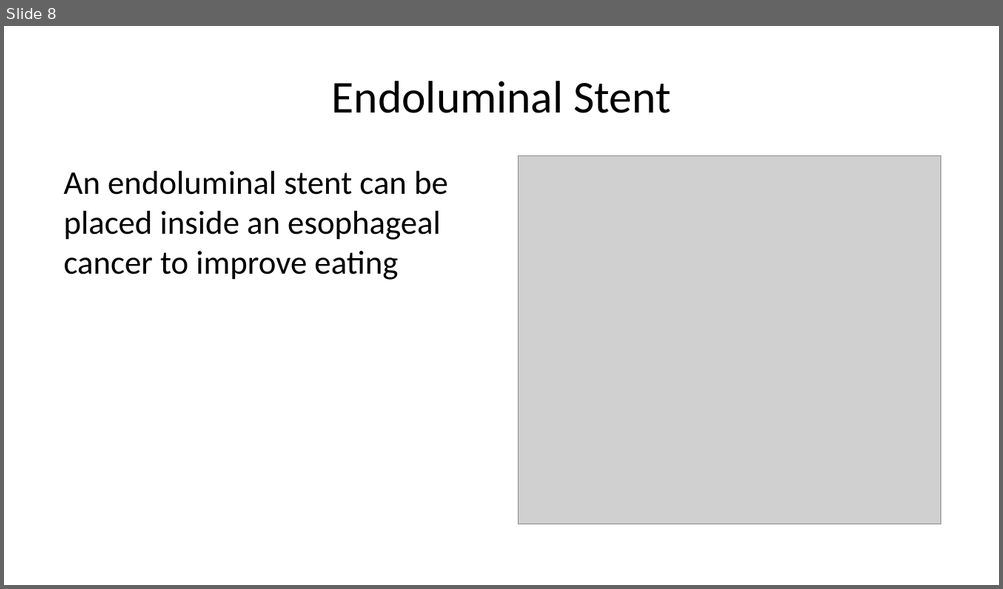
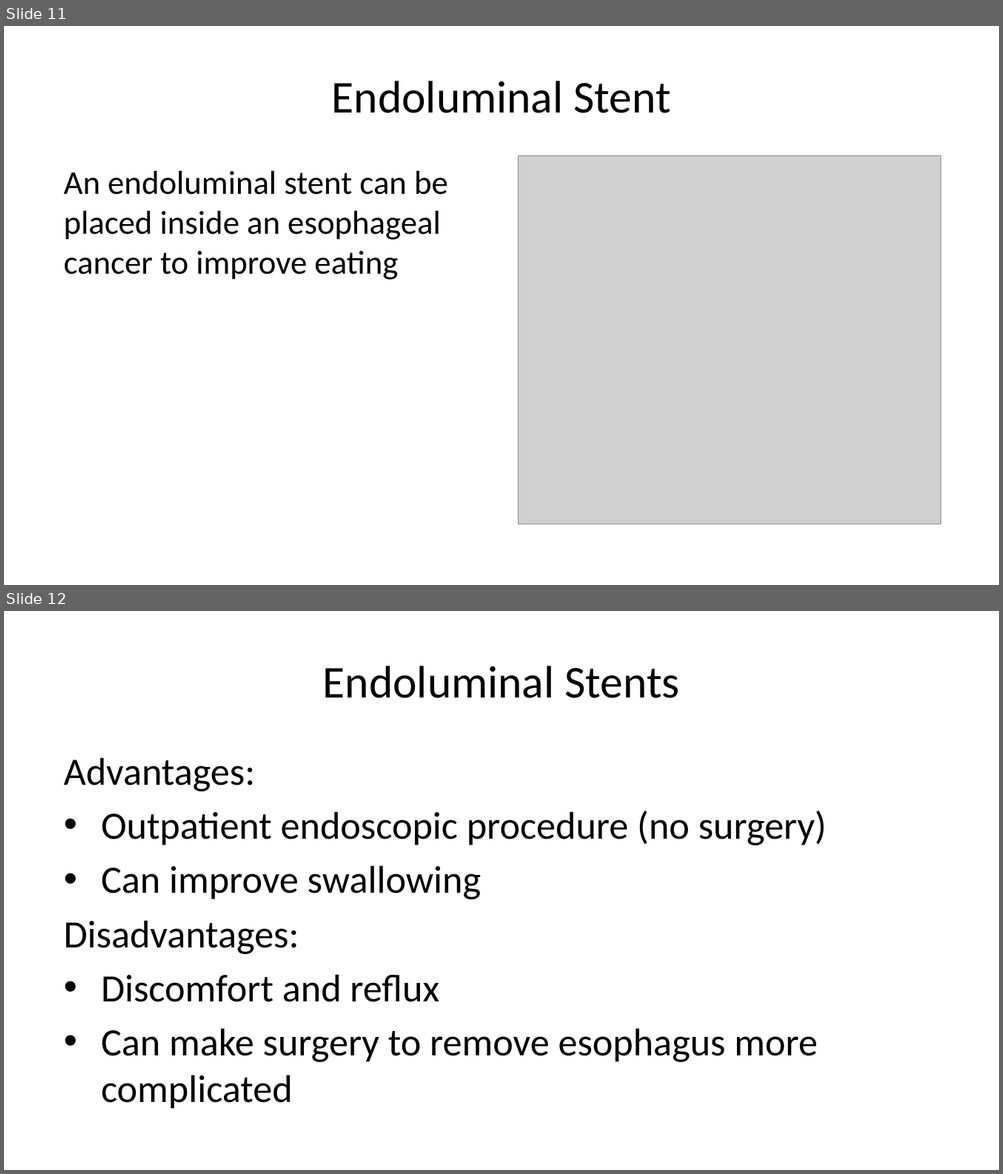
Before and after one commit to jcsalo/patient_education, a slide deck: lci_esom1.pptx. Shown one above the other, each under a label of ours: slide 8 before the commit, slides 11 and 12 after it. The pictures are 1003x589 and 1003x1174 pixels, drawn with LibreOffice and Linux fonts; fonts in the diff are those of the drawing; grey boxes stand for pictures. Boxes give left, top, right and bottom in pixels: in the first picture for what was removed or moved away, otherwise in the second. Text is boxed around its words. In the diff, an @@ line names an element or a change of style, - is before the commit and + after.

```diff
--- a/lci_esom1.pptx
+++ b/lci_esom1.pptx
@@ slide 12 added at bbox=[4, 611, 999, 1170], background #FFFFFF @@
@@ title added at bbox=[323, 666, 679, 698], 33 pt, text #000000 @@
+Endoluminal Stents
@@ text added at bbox=[64, 758, 826, 1109], 28 pt, text #000000 @@
+Advantages:
+• Outpatient endoscopic procedure (no surgery)
+• Can improve swallowing
+Disadvantages:
+• Discomfort and reflux
+• Can make surgery to remove esophagus more complicated
@@ what was slide 8 is now slide 11 @@
```
Also in this commit, not shown: 4 slides changed, 9 other slides added, 2 slides removed, 38 other files.
